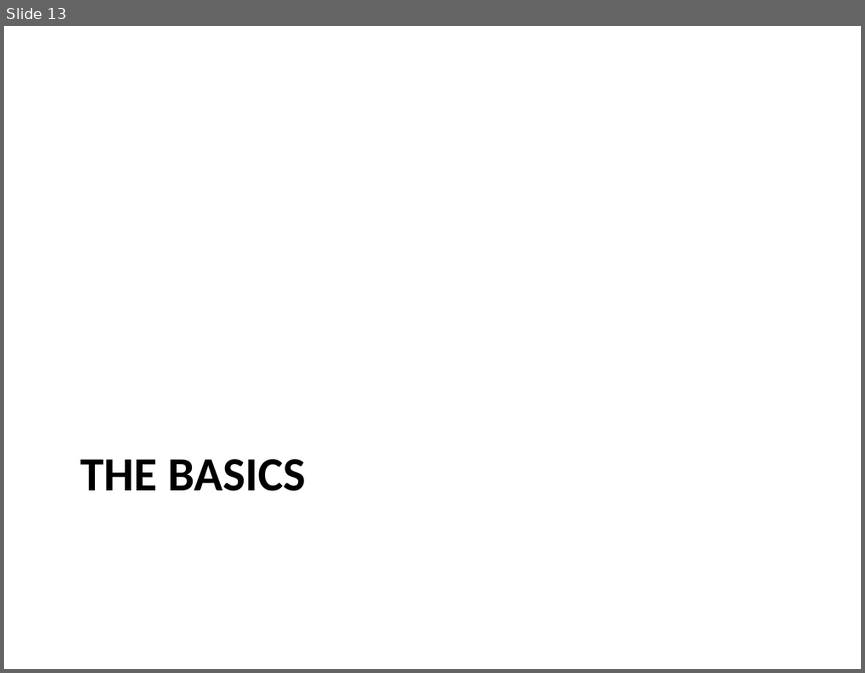
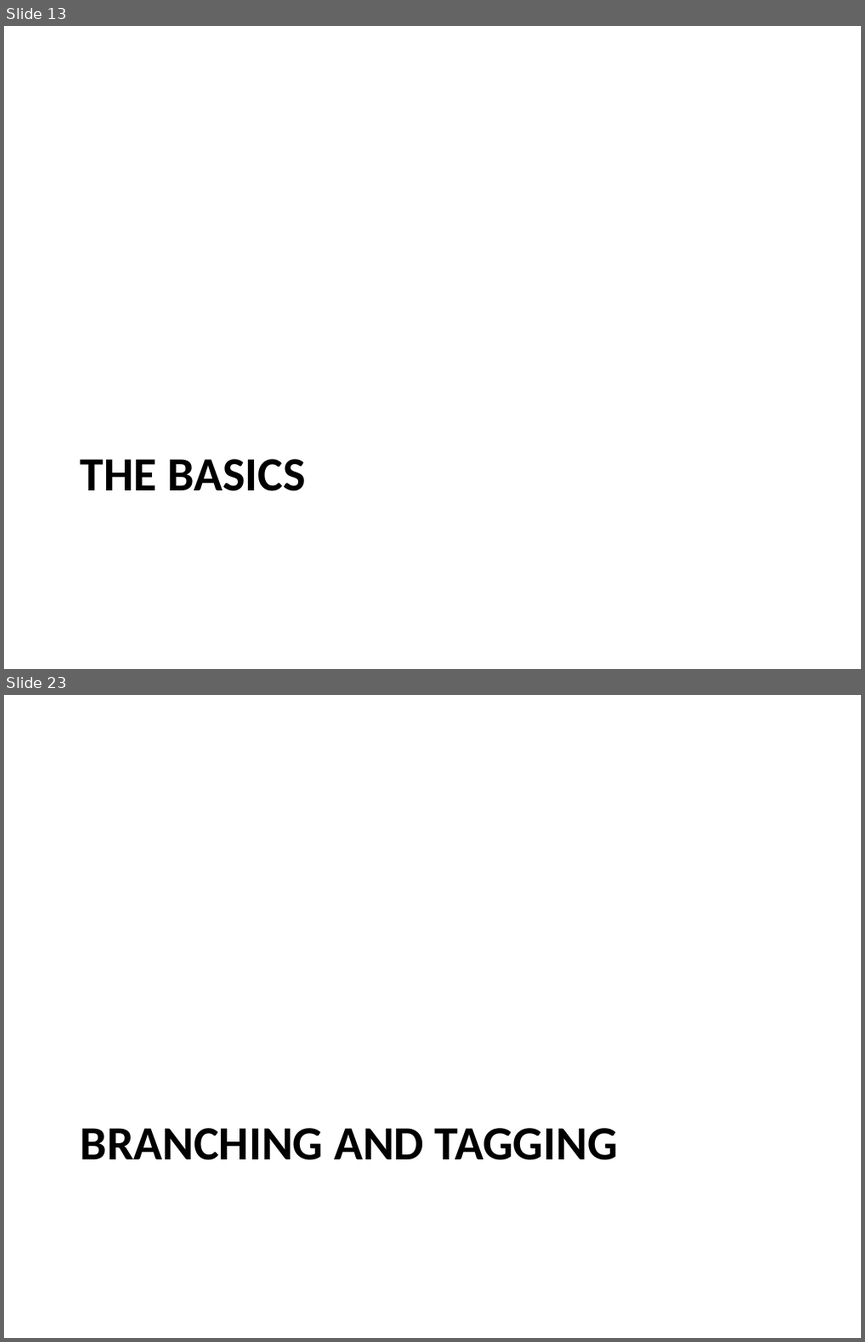
Before and after one commit to kangelov/gitdemo, a slide deck: powerpoint/An Introduction to GIT.pptx. Shown one above the other, each under a label of ours: slide 13 before the commit, slides 13 and 23 after it; the slides between them are not shown. The pictures are 865x673 and 865x1342 pixels, drawn with LibreOffice and Linux fonts; fonts in the diff are those of the drawing. Boxes give left, top, right and bottom in pixels: in the first picture for what was removed or moved away, otherwise in the second. Text is boxed around its words. In the diff, an @@ line names an element or a change of style, - is before the commit and + after.

```diff
--- a/powerpoint/An Introduction to GIT.pptx
+++ b/powerpoint/An Introduction to GIT.pptx
@@ slide 23 added at <box>4,695,861,1338</box>, background #FFFFFF @@
@@ title added at <box>80,1128,618,1160</box>, 40 pt, text #000000, bold @@
+BRANCHING AND TAGGING
```
Also in this commit, not shown: 4 slides changed, 10 other slides added.
